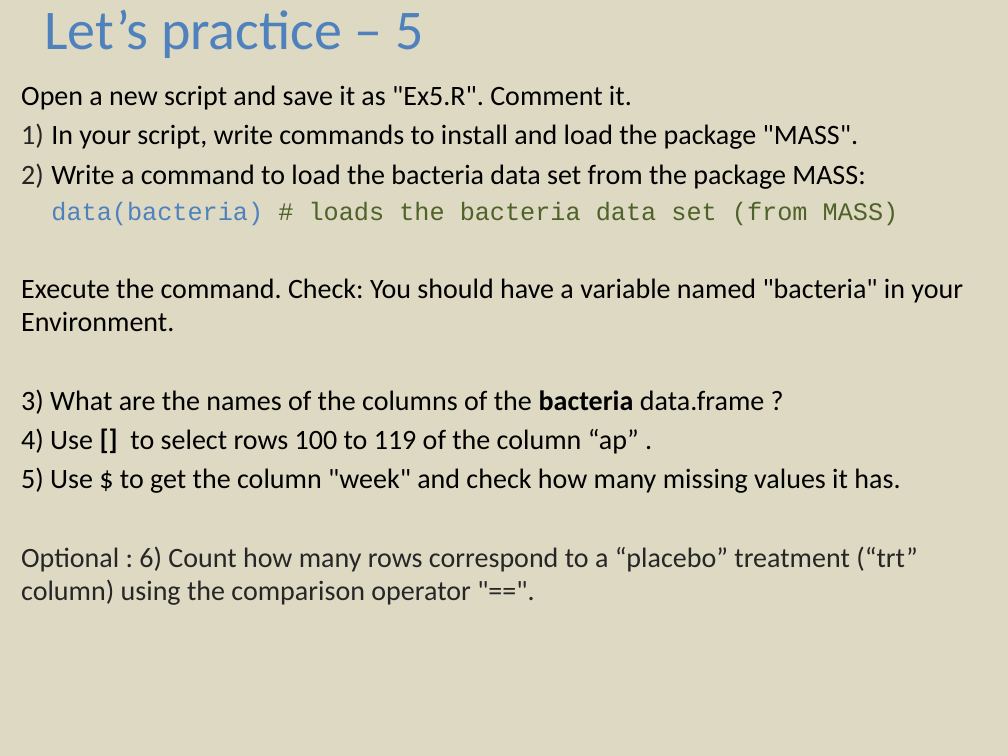
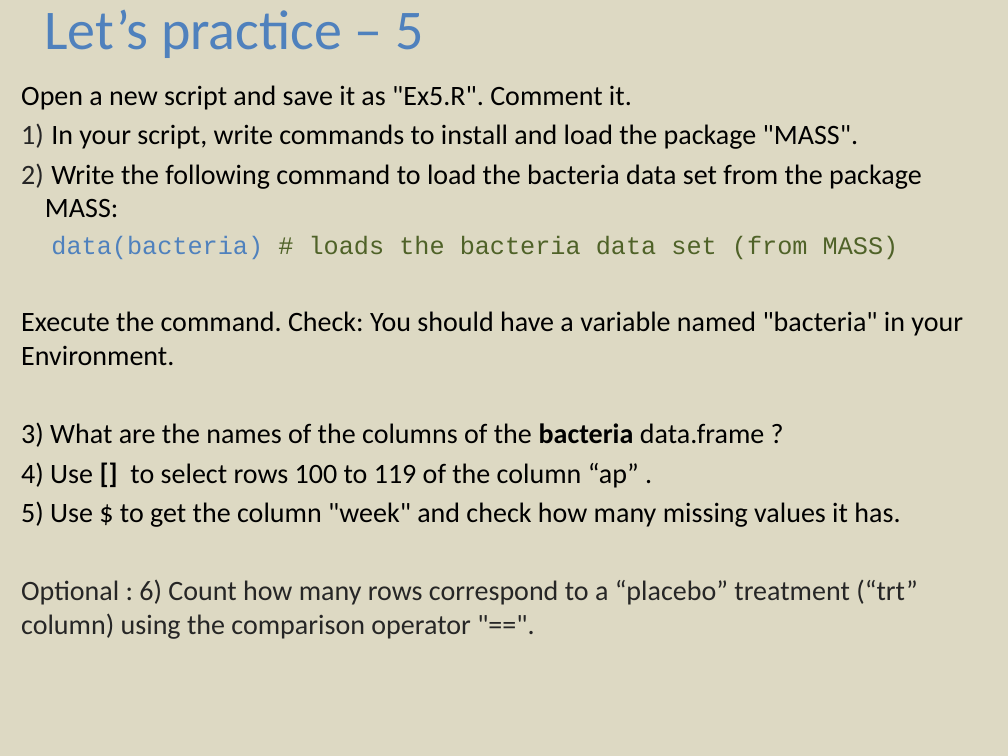
Before and after one commit to sib-swiss/first-steps-with-R-training, a slide deck: slide 7 of assets/pptx/First-steps-with-R_practicals_day1.pptx (slide 6 before the commit). Drawn at 1008x756 pixels with LibreOffice and Linux fonts; fonts in the diff are those of the drawing. Boxes give left, top, right and bottom in pixels: in the first picture for what was removed or moved away, otherwise in the second. Text is boxed around its words. In the diff, an @@ line names an element or a change of style, - is before the commit and + after.

```diff
--- a/assets/pptx/First-steps-with-R_practicals_day1.pptx
+++ b/assets/pptx/First-steps-with-R_practicals_day1.pptx
@@ text at <box>45,164,922,217</box>: text changed @@
-2) Write a command to load the bacteria data set from the package MASS:
+2) Write the following command to load the bacteria data set from the package MASS:
```
Also in this commit, not shown: 3 other slides changed, 1 slide added, 2 other files.
